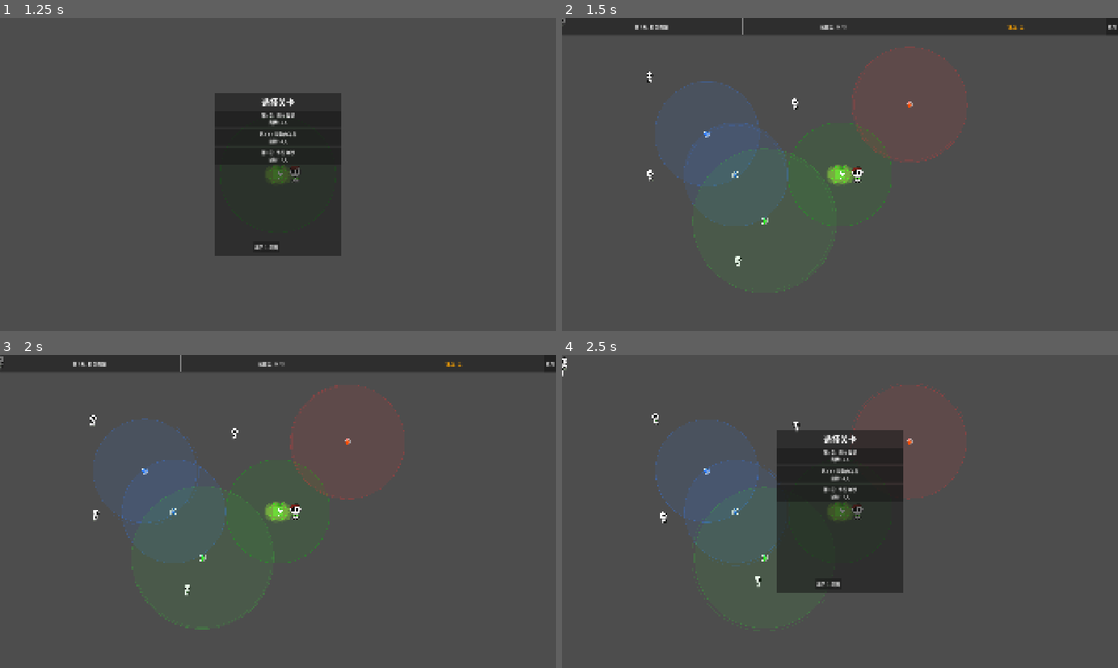
Above: before the commit, frames 1-4 (two rows, left to right).
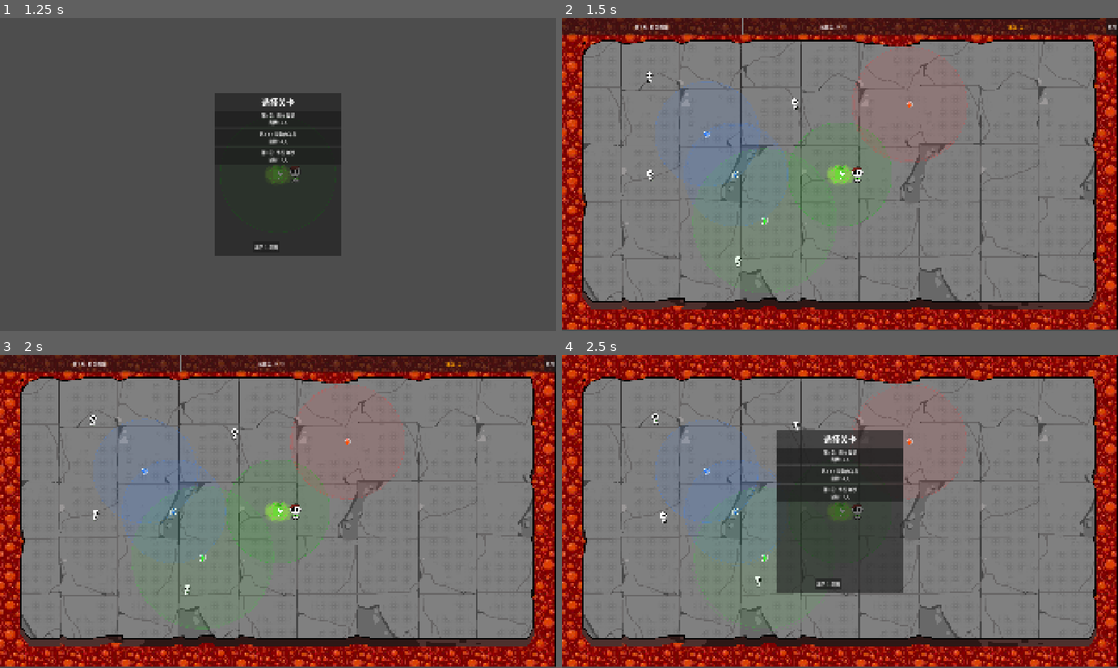
Above: after the commit, the same moments.

Repository: kunk70352-png/Safe-Anchor
Game: Godot game, scene res://src/main/main.tscn
The game is run twice, just before and just after one commit, with the same random seed, the same clock (stepped at 60 frames per second) and the same inputs.
Inputs:
- Up to frame 1 (1.25 s): click "开始游戏" at 0.5 s
- Up to frame 2 (1.5 s): click "第1关: 初次救援 目标: 3人" at 1.25 s
- Up to frame 3 (2 s): no input
- Up to frame 4 (2.5 s): click "放弃" at 2 s

Frame 1 is identical in both runs. In frame 2, 96% of the frame differs, in the area x 0-100%, y 0-100%; in frame 3, 96%; in frame 4, 85%.

Commit message:
难民和主角添加碰撞箱

Diff:
--- a/resources/levels/maps/level_1_map.tscn
+++ b/resources/levels/maps/level_1_map.tscn
@@ -1,13 +1,23 @@
-[gd_scene load_steps=2 format=3]
+[gd_scene format=3 uid="uid://dyaahmcd6354n"]
 
 [ext_resource type="Texture2D" uid="uid://bt0uk0b13tgox" path="res://assets/sprites/IMG_8956.PNG" id="1_tex"]
+[ext_resource type="Texture2D" uid="uid://bjwp3bfc1gb6d" path="res://assets/sprites/background_2.png" id="2_5pd57"]
 
 [sub_resource type="TileSetAtlasSource" id="TileSetAtlasSource_src"]
 texture = ExtResource("1_tex")
 0:0/size_in_atlas = Vector2i(120, 67)
+0:0/0 = 0
+
+[sub_resource type="TileSetAtlasSource" id="TileSetAtlasSource_21ren"]
+texture = ExtResource("2_5pd57")
+0:0/size_in_atlas = Vector2i(120, 67)
+0:0/0 = 0
 
 [sub_resource type="TileSet" id="TileSet_ts"]
 sources/0 = SubResource("TileSetAtlasSource_src")
+sources/2 = SubResource("TileSetAtlasSource_21ren")
 
-[node name="TileMapLayer" type="TileMapLayer"]
+[node name="TileMapLayer" type="TileMapLayer" unique_id=764285675]
+position = Vector2(8, 0)
+tile_map_data = PackedByteArray(0, 0, 59, 0, 33, 0, 2, 0, 0, 0, 0, 0, 0, 0)
 tile_set = SubResource("TileSet_ts")
--- a/resources/levels/maps/level_3_map.tscn
+++ b/resources/levels/maps/level_3_map.tscn
@@ -1,13 +1,14 @@
-[gd_scene load_steps=2 format=3]
+[gd_scene format=3 uid="uid://rikgcy42ut82"]
 
 [ext_resource type="Texture2D" uid="uid://bt0uk0b13tgox" path="res://assets/sprites/IMG_8956.PNG" id="1_tex"]
 
 [sub_resource type="TileSetAtlasSource" id="TileSetAtlasSource_src"]
 texture = ExtResource("1_tex")
 0:0/size_in_atlas = Vector2i(120, 67)
+0:0/0 = 0
 
 [sub_resource type="TileSet" id="TileSet_ts"]
 sources/0 = SubResource("TileSetAtlasSource_src")
 
-[node name="TileMapLayer" type="TileMapLayer"]
+[node name="TileMapLayer" type="TileMapLayer" unique_id=514325112]
 tile_set = SubResource("TileSet_ts")
--- a/src/refugee/refugee.tscn
+++ b/src/refugee/refugee.tscn
@@ -71,7 +71,8 @@
 }]
 
 [node name="Refugee" type="CharacterBody2D" unique_id=2046455397 groups=["refugees"]]
-collision_mask = 0
+collision_layer = 1
+collision_mask = 1
 script = ExtResource("1_script")
 
 [node name="Sprite2D" type="Sprite2D" parent="." unique_id=904754058]
Binary file added: assets/sprites/background_2.png
Not shown: 1 places in resources/levels/level_1.tres that only renumber resources
